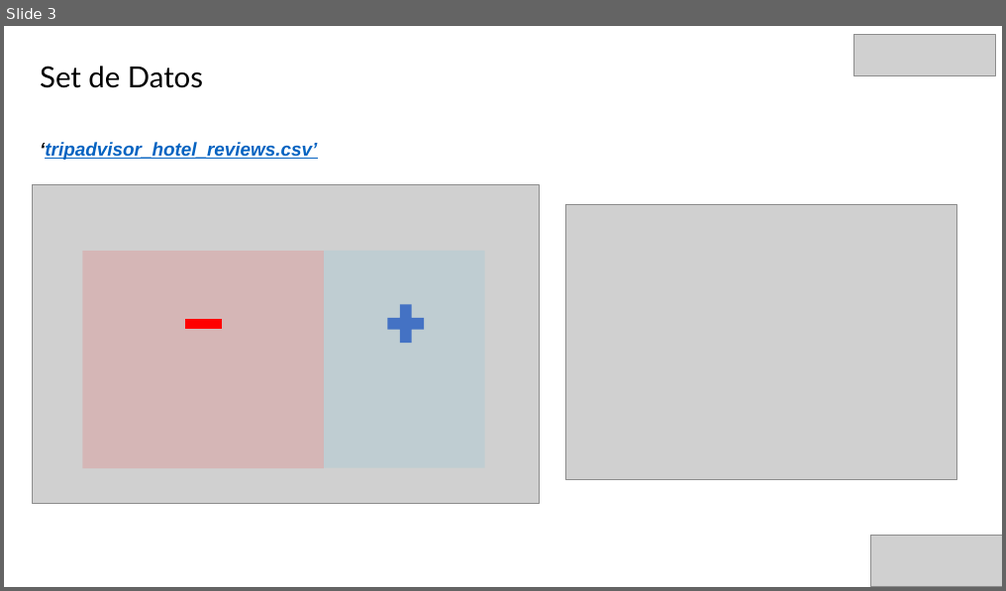
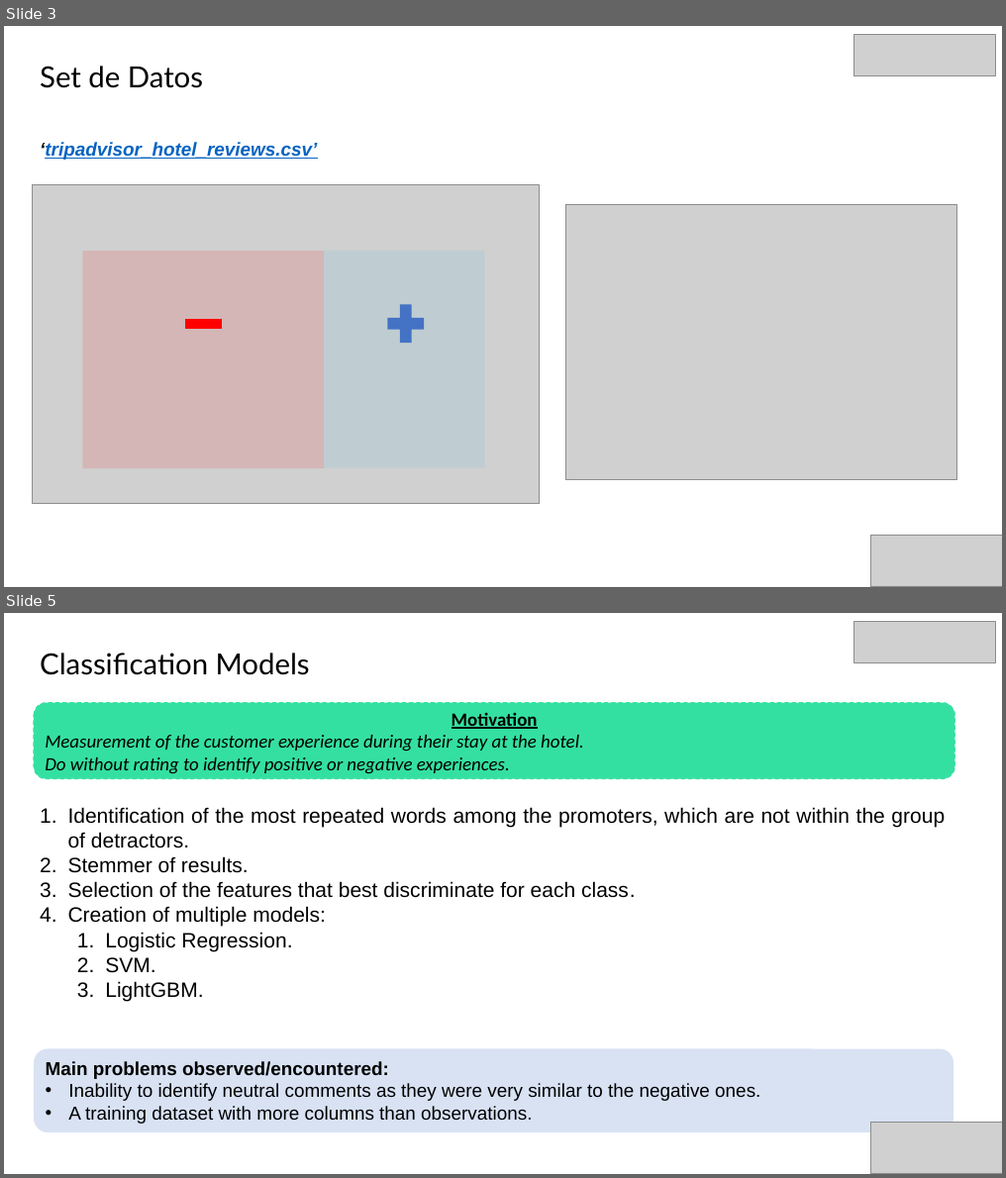
Before and after one commit to john30sg/TripAdvisorTopicModeling, a slide deck: TM_TP0G1_Zanelli_Spena_Sandoval_Biga.pptx. Shown one above the other, each under a label of ours: slide 3 before the commit, slides 3 and 5 after it; the slides between them are not shown. The pictures are 1006x591 and 1006x1178 pixels, drawn with LibreOffice and Linux fonts; fonts in the diff are those of the drawing; grey boxes stand for pictures. Boxes give left, top, right and bottom in pixels: in the first picture for what was removed or moved away, otherwise in the second. Text is boxed around its words. In the diff, an @@ line names an element or a change of style, - is before the commit and + after.

```diff
--- a/TM_TP0G1_Zanelli_Spena_Sandoval_Biga.pptx
+++ b/TM_TP0G1_Zanelli_Spena_Sandoval_Biga.pptx
@@ slide 5 added at <box>4,613,1002,1174</box>, background #FFFFFF @@
@@ picture added at <box>854,621,995,663</box> @@
@@ text added at <box>40,653,310,675</box>, 28 pt, text #000000 @@
+Classification Models
@@ rounded rectangle added at <box>34,703,955,779</box>, fill #34E0A1, outline #34E0A1 1 pt dashed, 18 pt, text #000000, italic @@
+Motivation
+Measurement of the customer experience during their stay at the hotel.
+Do without rating to identify positive or negative experiences.
@@ text added at <box>68,807,944,1001</box>, 20 pt, text #000000 @@
+1. Identification of the most repeated words among the promoters, which are not within the group of detractors.
+2. Stemmer of results.
+3. Selection of the features that best discriminate for each class.
+4. Creation of multiple models:
+  1. Logistic Regression.
+  2. SVM.
+  3. LightGBM.
@@ rounded rectangle added at <box>34,1050,954,1134</box>, fill #D8E2F3, 18 pt, text #000000 @@
+Main problems observed/encountered:
+• Inability to identify neutral comments as they were very similar to the negative ones.
+• A training dataset with more columns than observations.
@@ picture added at <box>871,1122,1002,1174</box> @@
```
Also in this commit, not shown: 1 slide changed, 8 other slides added, 11 slides removed, 2 other files.
